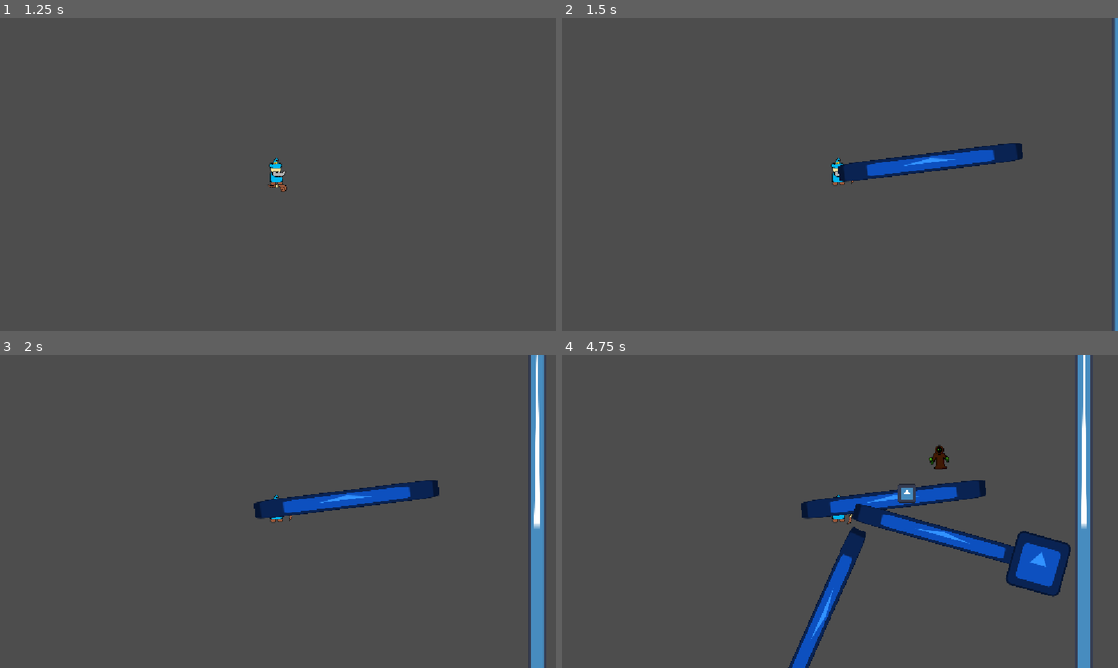
Above: before the commit, frames 1-4 (two rows, left to right).
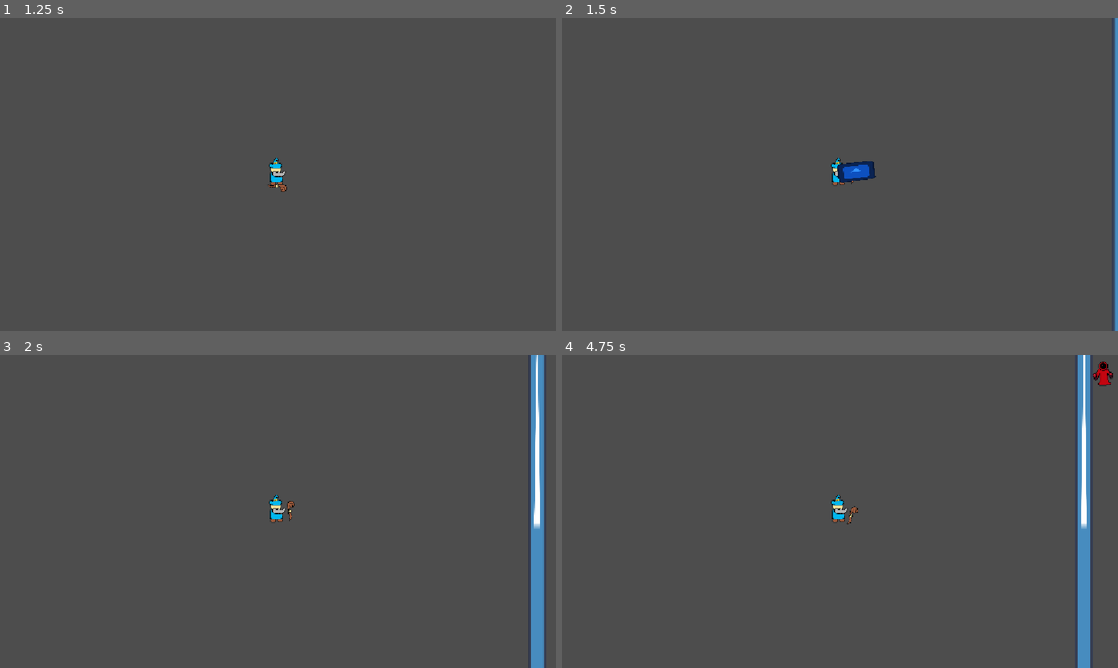
Above: after the commit, the same moments.

Repository: LeyuDing/SteelHacks2026
Game: Godot game, scene res://Scenes/main_menu.tscn
Two runs of this game, one before a commit and one after it. Both use one fixed random seed, a clock stepped at 60 frames per second and the inputs below. The engine's default icon, where the game draws it, is replaced by a stand-in: a white triangle on a blue panel in a dark square.
Inputs (mouse positions are in pixels of both pictures, inside the frame that each line leads up to):
- Up to frame 1 (1.25 s): click "Start" at 0.5 s
- Up to frame 2 (1.5 s): tap Enter at 1.25 s; move the mouse to (962, 158) at 1.27 s; hold Right (ui_right) from 1.28 s (still down); tap 1 (ui_spell1) at 1.35 s
- Up to frame 3 (2 s): keep holding Right (ui_right); tap 2 (ui_spell2) at 1.55 s
- Up to frame 4 (4.75 s): move the mouse to (728, 527) at 2.02 s; release Right (ui_right) at 2.03 s; hold Down (ui_down) 2.03-2.78 s; tap 2 (ui_spell2) at 2.1, 4.55 s; tap 3 (ui_spell3) at 2.3, 2.85 s; move the mouse to (895, 442) at 2.77 s; hold Right (ui_right) 2.78-3.53 s; tap 4 (ui_spell4) at 3.05, 3.6 s; move the mouse to (812, 574) at 3.52 s; hold Up (ui_up) 3.53-4.28 s; tap 1 (ui_spell1) at 3.8, 4.35 s; move the mouse to (1006, 558) at 4.27 s; hold Left (ui_left) from 4.28 s (still down)

Frame 1 is identical in both runs. In frame 2, 1.9% of the frame differs, in the area x 49-83%, y 40-53%; in frame 3, 1.9%; in frame 4, 7.3%, in the area x 40-100%, y 2-100%.

Commit message:
Implemented spell cooldown

Diff:
--- a/Scenes/main_scene.tscn
+++ b/Scenes/main_scene.tscn
@@ -71,4 +71,16 @@
 [node name="Sprite2D" type="Sprite2D" parent="NavigationRegion2D/StaticBody2D4" unique_id=1843304961]
 texture = ExtResource("2_jv6wh")
 
+[node name="Spell1Timer" type="Timer" parent="." unique_id=758584175]
+one_shot = true
+
+[node name="Spell2Timer" type="Timer" parent="." unique_id=105537369]
+one_shot = true
+
+[node name="Spell3Timer" type="Timer" parent="." unique_id=902802115]
+one_shot = true
+
+[node name="Spell4Timer" type="Timer" parent="." unique_id=1128208693]
+one_shot = true
+
 [connection signal="timeout" from="EnemyTimer" to="EnemyTimer" method="_on_timeout"]
--- a/Scenes/player_character.tscn
+++ b/Scenes/player_character.tscn
@@ -25,8 +25,8 @@
 zoom = Vector2(0.3, 0.3)
 
 [node name="EnemySpawner" type="Path2D" parent="." unique_id=1811066835]
-position = Vector2(3.608283, 5.8134594)
-scale = Vector2(1.1515714, 1.1865443)
+position = Vector2(6.3657227, 28.963318)
+scale = Vector2(3.4210474, 3.536697)
 curve = SubResource("Curve2D_ia7du")
 
 [node name="PathFollow2D" type="PathFollow2D" parent="EnemySpawner" unique_id=1412954493]
--- a/Scripts/main_scene.gd
+++ b/Scripts/main_scene.gd
@@ -1,6 +1,11 @@
 extends Node2D
 
 @onready var player = $PlayerCharacter
+
+@onready var spell1timer = $Spell1Timer
+@onready var spell2timer = $Spell2Timer
+@onready var spell3timer = $Spell3Timer
+@onready var spell4timer = $Spell4Timer
 
 const rectangleSpell = preload("res://Scenes/rectangle_spell.tscn")
 const circleSpell = preload("res://Scenes/circle_spell.tscn")
@@ -26,18 +31,18 @@
 
 # Called when the node enters the scene tree for the first time.
 func _ready() -> void:
-	spell1 = {"element" : "ice",
-			  "damage" : 1.0,
-			  "cooldown" : 5.0,
-			  "duration" : 10.0,
+	spell1 = {"element" : "lightning",
+			  "damage" : 5.0,
+			  "cooldown" : 1.0,
+			  "duration" : 0.1,
 			  "projectile" : false,
 			  "aoe" : "rectangle",
 			  "origin" : "self",
-			  "width" : 10.0,
+			  "width" : 2.0,
 			  "height" : 1.0}
 	spell2 = {"element" : "fire",
 			  "damage" : 2.0,
-			  "cooldown" : 1.0,
+			  "cooldown" : 5.0,
 			  "duration" : 0.1,
 			  "projectile" : true,
 			  "aoe" : "rectangle",
@@ -54,16 +59,28 @@
 		expCap = 2 * expCap
 		exp = 0
 
-	if Input.is_action_just_released("ui_spell1") && spell1 != null:
+	if Input.is_action_just_released("ui_spell1") && \
+	   spell1timer.time_left == 0 && \
+	   spell1 != null:
+		spell1timer.start(spell1["cooldown"])
 		spell_caster(spell1)
 
-	if Input.is_action_just_released("ui_spell2") && spell2 != null:
+	if Input.is_action_just_released("ui_spell2") && \
+	   spell2timer.time_left == 0 && \
+	   spell2 != null:
+		spell2timer.start(spell2["cooldown"])
 		spell_caster(spell2)
 
-	if Input.is_action_just_released("ui_spell3") && spell3 != null:
+	if Input.is_action_just_released("ui_spell3") && \
+	   spell3timer.time_left == 0 && \
+	   spell3 != null:
+		spell3timer.start(spell3["cooldown"])
 		spell_caster(spell3)
 
-	if Input.is_action_just_released("ui_spell4") && spell4 != null:
+	if Input.is_action_just_released("ui_spell4") && \
+	   spell4timer.time_left == 0 && \
+	   spell4 != null:
+		spell4timer.start(spell4["cooldown"])
 		spell_caster(spell4)
 
 
Not shown, added: Assets/walls/arcade_wall.png.import
Not shown, added: Assets/walls/laundry_wall.png.import
Not shown, added: Assets/walls/mattress_firm_wall.png.import
Not shown, added: Assets/walls/pixil-frame-0 (2).png.import
